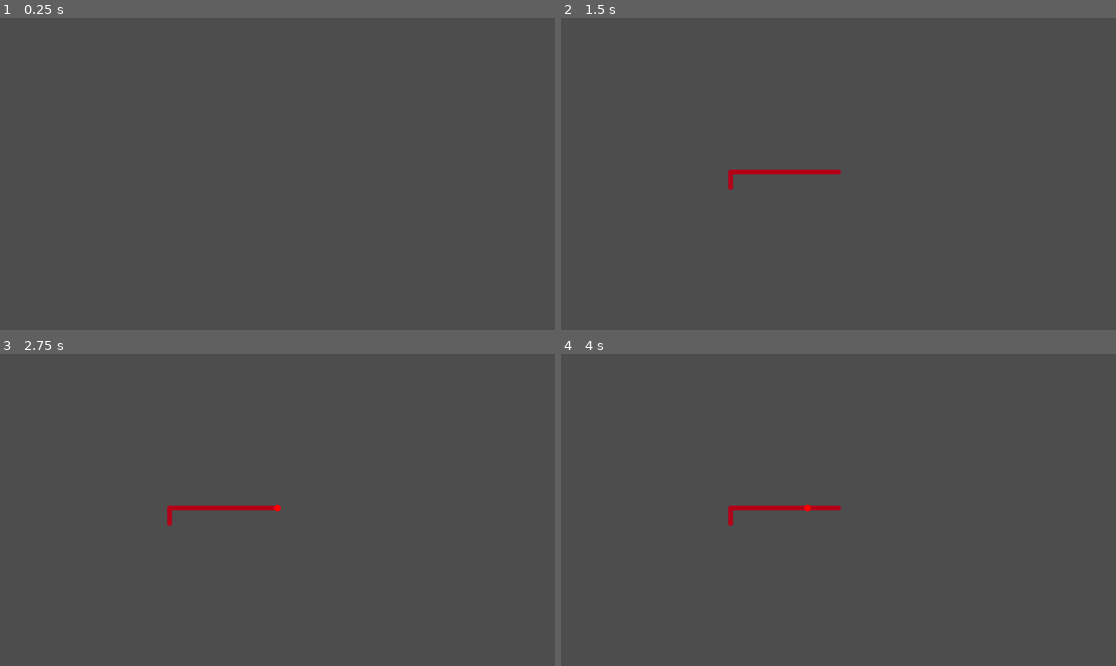
Above: before the commit, frames 1-4 (two rows, left to right).
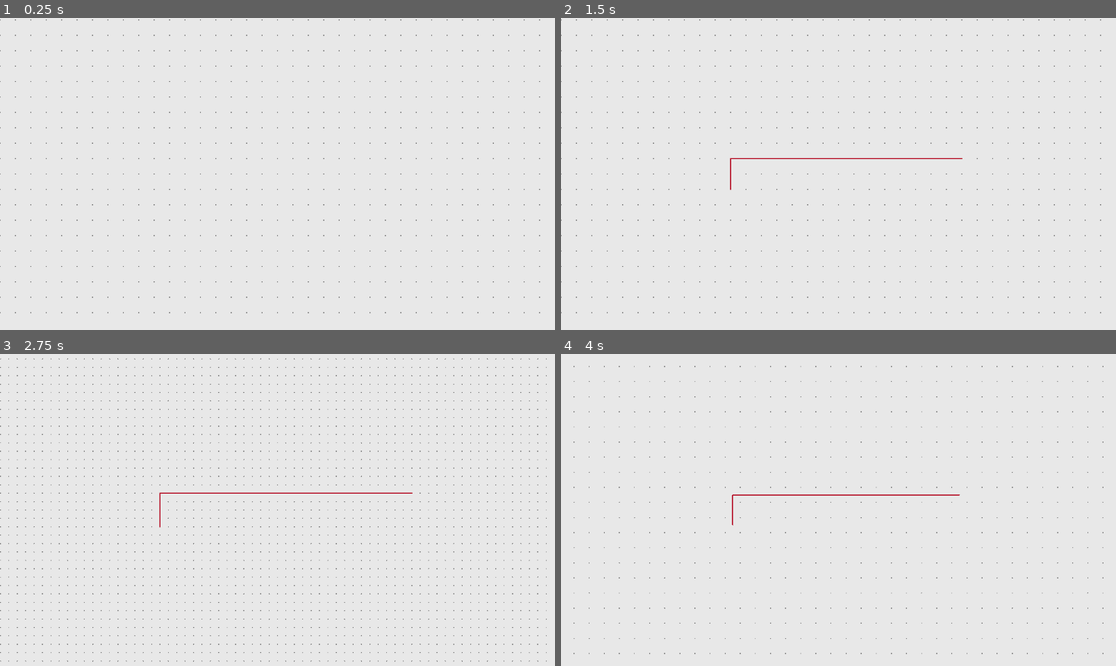
Above: after the commit, the same moments.

Repository: Josh-Farkas/LogicBoardSEC
Game: Godot game, scene res://main.tscn
Same seed, same stepped clock (60 frames per second), same inputs: the game is played once before the commit and once after it.
Inputs (mouse positions are in pixels of both pictures, inside the frame that each line leads up to):
- Up to frame 1 (0.25 s): no input
- Up to frame 2 (1.5 s): tap Enter at 0.5 s; move the mouse to (960, 158) at 0.52 s; press the mouse at (960, 158) at 0.53 s; tap R (toggle_wire_direction) at 0.8, 1.35 s; tap Space at 1.25 s; move the mouse to (727, 189) at 1.27 s; release the mouse at (727, 189) at 1.28 s
- Up to frame 3 (2.75 s): tap Mouse wheel down (zoom_in, bound only after the commit) at 1.55 s; tap Enter at 2 s; move the mouse to (277, 506) at 2.02 s; hold Mouse wheel down (zoom_in, bound only after the commit) from 2.03 s (still down); tap Mouse wheel up (zoom_out, bound only after the commit) at 2.3 s
- Up to frame 4 (4 s): tap Space at 2.75 s; move the mouse to (821, 506) at 2.77 s; release Mouse wheel down (zoom_in, bound only after the commit) at 2.78 s; tap Mouse wheel up (zoom_out, bound only after the commit) at 2.85 s; click (821, 506) at 3.05 s; tap Enter at 3.5 s; move the mouse to (805, 506) at 3.52 s; press the mouse at (805, 506) at 3.53 s; tap R (toggle_wire_direction) at 3.8 s

The runs differ from the first frame. In frame 1, 100% of the frame differs, in the area x 0-100%, y 0-100%; in frame 2, 100%; in frame 3, 100%; in frame 4, 100%.

Commit message:
Improve wire drawing and add grid background

Diff:
--- a/Wire/wire.gd
+++ b/Wire/wire.gd
@@ -13,9 +13,6 @@
 var drawing: bool = false
 var start_pos: Vector2
 var horizontal_first = false
-
-func _ready() -> void:
-	start_drawing()
 
 func update() -> void:
 	#state = false
@@ -73,6 +70,7 @@
 			var connection_point: WireConnectionPoint = wire_connection_point_scn.instantiate()
 			connection_point.position = Vector2(x, horizontal_line.get_point_position(0).y)
 			connection_point.clicked.connect(start_drawing)
+			connection_point.overlap.connect(merge)
 			horizontal_line.add_child(connection_point)
 
 	sign = sign(vertical_line.get_point_position(1).y - vertical_line.get_point_position(0).y)
@@ -81,13 +79,16 @@
 			var connection_point: WireConnectionPoint = wire_connection_point_scn.instantiate()
 			connection_point.position = Vector2(vertical_line.get_point_position(0).x, y)
 			connection_point.clicked.connect(start_drawing)
+			connection_point.overlap.connect(merge)
 			vertical_line.add_child(connection_point)
 
 	horizontal_line = null
 	vertical_line = null
 
 
+# draws the wire from start_point to point
 func draw_to_point(point: Vector2) -> void:
+	if start_pos == point: return
 	horizontal_line.clear_points()
 	vertical_line.clear_points()
 	if horizontal_first:
@@ -100,3 +101,29 @@
 		vertical_line.add_point(Vector2(start_pos.x, point.y))
 		horizontal_line.add_point(Vector2(start_pos.x, point.y))
 		horizontal_line.add_point(point)
+
+
+# combines two seperate wires into one
+func merge(other: Wire) -> void:
+	if other == self: return
+	inputs.append_array(other.inputs)
+	outputs.append_array(other.outputs)
+
+	# update output node inputs to this wire
+	for output in other.outputs:
+		output.inputs[output.inputs.find(other)] = self
+
+	# update input nodes outputs to be this wire
+	for input in other.inputs:
+		input.output = self
+
+	# reparent lines to be part of this wire
+	for line: Line2D in other.get_tree().get_nodes_in_group("wire_line"):
+		line.reparent(self)
+
+	# reparent connections to be part of this wire
+	for connection: WireConnectionPoint in other.get_tree().get_nodes_in_group("wire_connection"):
+		connection.change_wire(self)
+
+	other.queue_free()
+	update()
--- a/Wire/wire_connection.gd
+++ b/Wire/wire_connection.gd
@@ -1,16 +1,32 @@
 class_name WireConnectionPoint extends Area2D
 
 signal clicked
+signal overlap(wire: Wire)
 
 var hovered: bool = false
 
+@onready var wire: Wire = get_parent().get_parent()
+
+# stores the position and owner of all connection points
+# if any point is created where one already exists those two wires should merge
+static var all_connections: Dictionary = {
+	# Vector2:  Wire
+	# position: wire
+}
+
 # Called when the node enters the scene tree for the first time.
 func _ready() -> void:
-	pass # Replace with function body.
+	if all_connections.has(position) and all_connections[position] != wire:
+		overlap.emit(all_connections[position])
+	all_connections[position] = wire
 
 func _input(event: InputEvent) -> void:
 	if hovered and event.is_action_pressed("left_click"):
 		clicked.emit()
+
+
+func change_wire(new_wire: Wire) -> void:
+	all_connections[position] = new_wire
 
 
 func _on_mouse_entered() -> void:
@@ -21,3 +37,7 @@
 func _on_mouse_exited() -> void:
 	hovered = false
 	$Polygon2D.visible = false
+
+
+func _exit_tree() -> void:
+	all_connections.erase(position)
--- a/Wire/wire_connection.tscn
+++ b/Wire/wire_connection.tscn
@@ -5,7 +5,7 @@
 [sub_resource type="CircleShape2D" id="CircleShape2D_p18rv"]
 radius = 7.0
 
-[node name="Area2D" type="Area2D"]
+[node name="Area2D" type="Area2D" groups=["wire_connection"]]
 script = ExtResource("1_ysu5b")
 
 [node name="CollisionShape2D" type="CollisionShape2D" parent="."]
--- a/Wire/wire_line.tscn
+++ b/Wire/wire_line.tscn
@@ -1,6 +1,7 @@
 [gd_scene format=3 uid="uid://boljr5ojssibf"]
 
-[node name="WireLine" type="Line2D"]
+[node name="WireLine" type="Line2D" groups=["wire_line"]]
+width = 4.0
 default_color = Color(0.696801, 0, 0.0934758, 1)
 joint_mode = 2
 begin_cap_mode = 2
--- /dev/null
+++ b/camera.gd
@@ -0,0 +1,24 @@
+class_name Camera extends Camera2D
+
+signal redraw
+
+# Called when the node enters the scene tree for the first time.
+func _ready() -> void:
+	pass # Replace with function body.
+
+
+# Called every frame. 'delta' is the elapsed time since the previous frame.
+func _process(delta: float) -> void:
+	pass
+
+
+func _input(event: InputEvent) -> void:
+	if event.is_action_pressed("zoom_in"):
+		zoom *= 1.1
+		zoom = zoom.clampf(.25, 2)
+		redraw.emit()
+
+	if event.is_action_pressed("zoom_out"):
+		zoom *= .9
+		zoom = zoom.clampf(.25, 2)
+		redraw.emit()
--- /dev/null
+++ b/constants.gd
@@ -0,0 +1,3 @@
+extends Node
+
+const GRID_SIZE: int = 32
--- a/main.gd
+++ b/main.gd
@@ -1,10 +1,12 @@
-extends Node
+extends Node2D
 
+var wire_scn = preload("res://Wire/wire.tscn")
 
 # Called when the node enters the scene tree for the first time.
 func _ready() -> void:
+	$Camera2D.redraw.connect(queue_redraw)
+
 	var gate1 = ANDGate.new()
-	#var gate2 = ANDGate.new()
 	var wire1 = Wire.new()
 	var wire2 = Wire.new()
 	var wire3 = Wire.new()
@@ -22,3 +24,20 @@
 	wire1.update()
 
 	print(wire3.state)
+
+func _input(event: InputEvent) -> void:
+	if event.is_action_pressed("left_click"):
+		var wire = wire_scn.instantiate()
+		add_child(wire)
+		wire.start_drawing()
+
+
+# draws grid of dots
+func _draw() -> void:
+	var zoom: Vector2 = $Camera2D.zoom
+	var size: Vector2 = get_viewport_rect().size / zoom
+	var pos: Vector2 = $Camera2D.position - size/2
+
+	for x in range(snapped(pos.x, Constants.GRID_SIZE), snapped(pos.x + size.x, Constants.GRID_SIZE), Constants.GRID_SIZE * max(1, int(1/zoom.x))):
+		for y in range(snapped(pos.y, Constants.GRID_SIZE), snapped(pos.y + size.y, Constants.GRID_SIZE), Constants.GRID_SIZE * max(1, int(1/zoom.y))):
+			draw_circle(Vector2(x, y), 1 / zoom.x, Color.DIM_GRAY)
--- a/main.tscn
+++ b/main.tscn
@@ -1,9 +1,11 @@
 [gd_scene load_steps=3 format=3 uid="uid://e2fabjnknov"]
 
 [ext_resource type="Script" path="res://main.gd" id="1_fwqb2"]
-[ext_resource type="PackedScene" uid="uid://dmltvggusu6tt" path="res://Wire/wire.tscn" id="2_c8kmb"]
+[ext_resource type="Script" path="res://camera.gd" id="2_qiina"]
 
 [node name="Main" type="Node2D"]
 script = ExtResource("1_fwqb2")
 
-[node name="Wire" parent="." instance=ExtResource("2_c8kmb")]
+[node name="Camera2D" type="Camera2D" parent="."]
+zoom = Vector2(0.5, 0.5)
+script = ExtResource("2_qiina")
--- a/project.godot
+++ b/project.godot
@@ -14,6 +14,10 @@
 run/main_scene="res://main.tscn"
 config/features=PackedStringArray("4.3", "Forward Plus")
 config/icon="res://icon.svg"
+
+[autoload]
+
+Constants="*res://constants.gd"
 
 [dotnet]
 
@@ -41,3 +45,17 @@
 "events": [Object(InputEventKey,"resource_local_to_scene":false,"resource_name":"","device":-1,"window_id":0,"alt_press …(195 unchanged characters)…
 ]
 }
+zoom_out={
+"deadzone": 0.5,
+"events": [Object(InputEventMouseButton,"resource_local_to_scene":false,"resource_name":"","device":-1,"window_id":0,"alt_pressed":false,"shift_pressed":false,"ctrl_pressed":false,"meta_pressed":false,"button_mask":8,"position":Vector2(202, 16),"global_position":Vector2(211, 62),"factor":1.73333,"button_index":4,"canceled":false,"pressed":true,"double_click":false,"script":null)
+]
+}
+zoom_in={
+"deadzone": 0.5,
+"events": [Object(InputEventMouseButton,"resource_local_to_scene":false,"resource_name":"","device":-1,"window_id":0,"alt_pressed":false,"shift_pressed":false,"ctrl_pressed":false,"meta_pressed":false,"button_mask":16,"position":Vector2(85, 13),"global_position":Vector2(94, 59),"factor":2.04167,"button_index":5,"canceled":false,"pressed":true,"double_click":false,"script":null)
+]
+}
+
+[rendering]
+
+environment/defaults/default_clear_color=Color(0.907942, 0.907942, 0.907942, 1)
